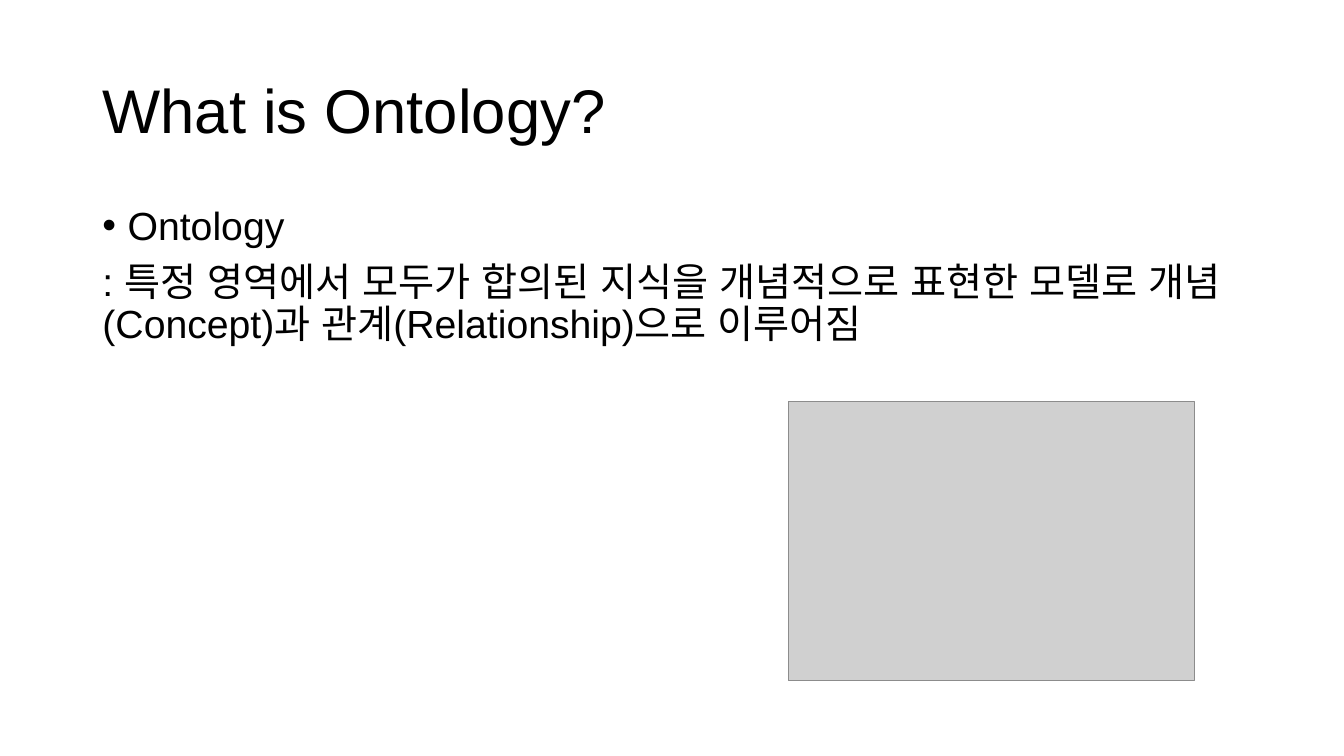
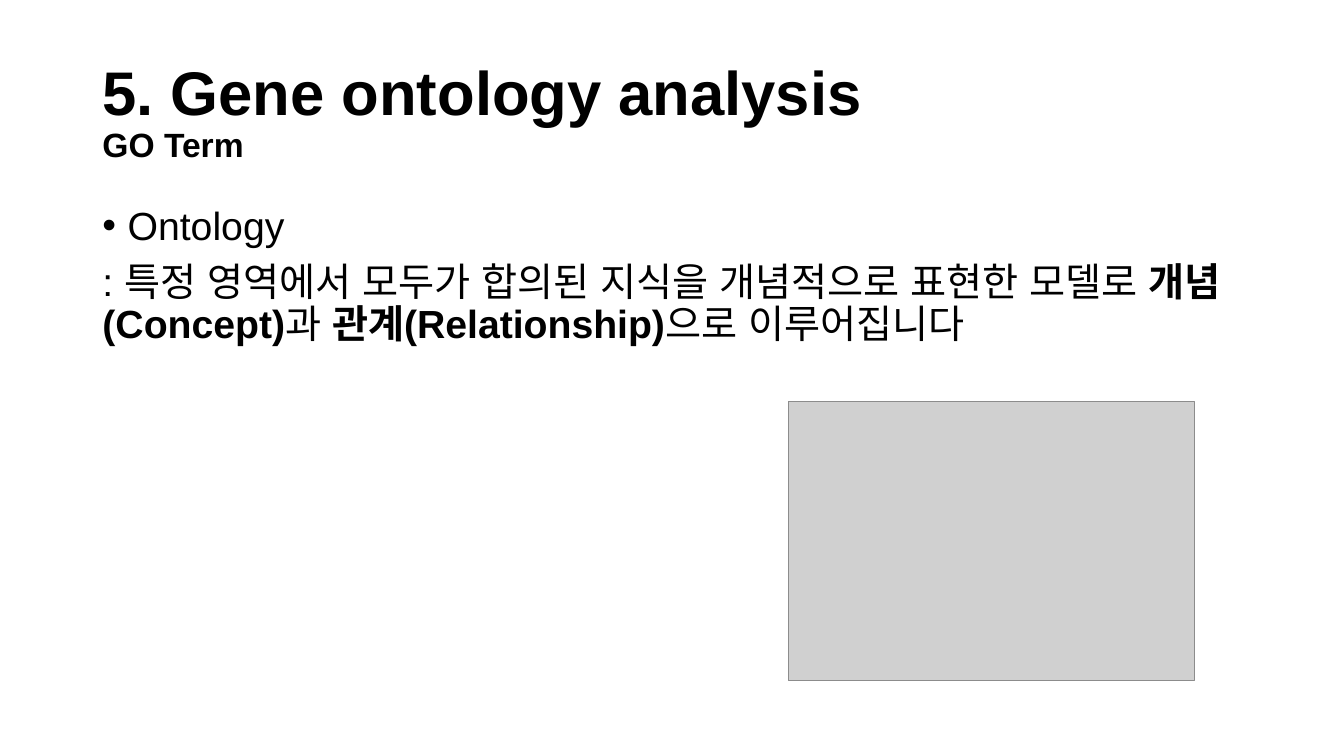
Before and after one commit to Khreat0205/Education_BulkRNAseq, a slide deck: slide 3 of Presentation/5. Gene Ontology analysis.pptx (slide 2 before the commit). Drawn at 1344x756 pixels with LibreOffice and Linux fonts; fonts in the diff are those of the drawing; grey boxes stand for pictures. Boxes give left, top, right and bottom in pixels: in the first picture for what was removed or moved away, otherwise in the second. Text is boxed around its words. In the diff, an @@ line names an element or a change of style, - is before the commit and + after.

```diff
--- a/Presentation/5. Gene Ontology analysis.pptx
+++ b/Presentation/5. Gene Ontology analysis.pptx
@@ title at <box>102,70,862,158</box>: text changed; bold on @@
-What is Ontology?
+5. Gene ontology analysis
+GO Term
@@ text at <box>102,263,1220,346</box>: text changed @@
-: 특정 영역에서 모두가 합의된 지식을 개념적으로 표현한 모델로 개념(Concept)과 관계(Relationship)으로 이루어짐
+: 특정 영역에서 모두가 합의된 지식을 개념적으로 표현한 모델로 개념(Concept)과 관계(Relationship)으로 이루어집니다
```
Also in this commit, not shown: 7 other slides changed, 5 slides added, 3 slides removed.
